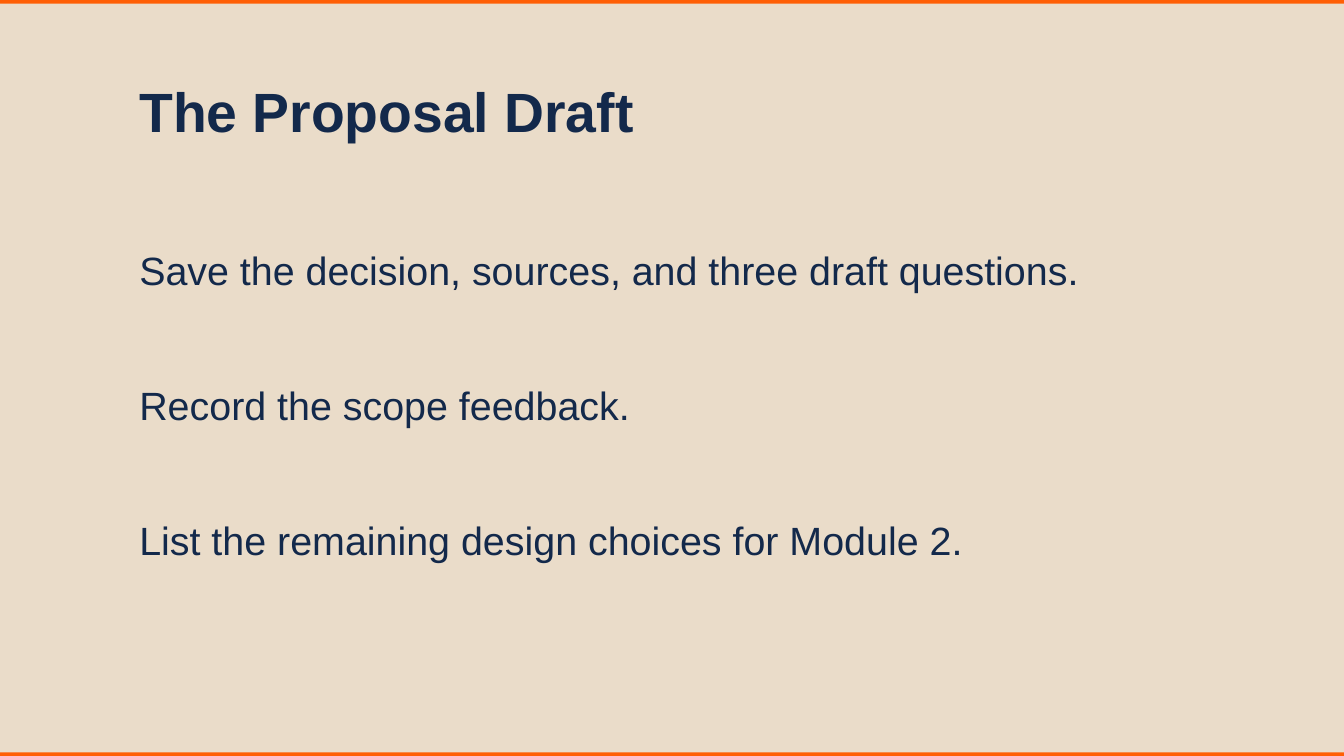
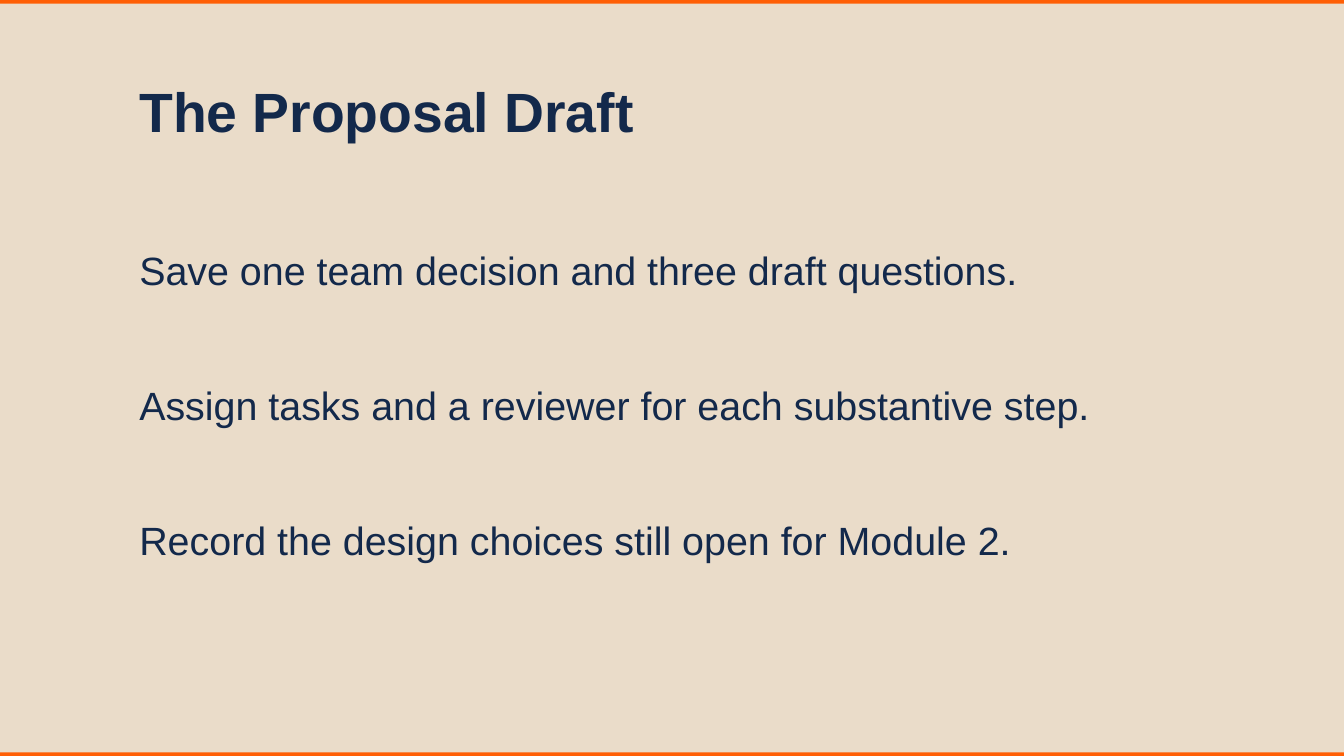
Before and after one commit to nene88991999/MSBAi_QuantumCognition, a slide deck: slide 9 of 03_Live_Sessions/M1S2_Company_Selection_and_Problem_Framing.pptx. Drawn at 1344x756 pixels with LibreOffice and Linux fonts; fonts in the diff are those of the drawing. Boxes give left, top, right and bottom in pixels: in the first picture for what was removed or moved away, otherwise in the second. Text is boxed around its words. In the diff, an @@ line names an element or a change of style, - is before the commit and + after.

Commit message:
Align Part 1 materials with team project, individual defenses, and 50% course weighting

```diff
--- a/03_Live_Sessions/M1S2_Company_Selection_and_Problem_Framing.pptx
+++ b/03_Live_Sessions/M1S2_Company_Selection_and_Problem_Framing.pptx
@@ text at box(139, 256, 1018, 293): text changed @@
-Save the decision, sources, and three draft questions.
+Save one team decision and three draft questions.
@@ text at box(139, 391, 1089, 428): text changed @@
-Record the scope feedback.
+Assign tasks and a reviewer for each substantive step.
@@ text at box(139, 526, 1011, 563): text changed @@
-List the remaining design choices for Module 2.
+Record the design choices still open for Module 2.
```
Also in this commit, not shown: 1 other slide changed, 51 other files.
